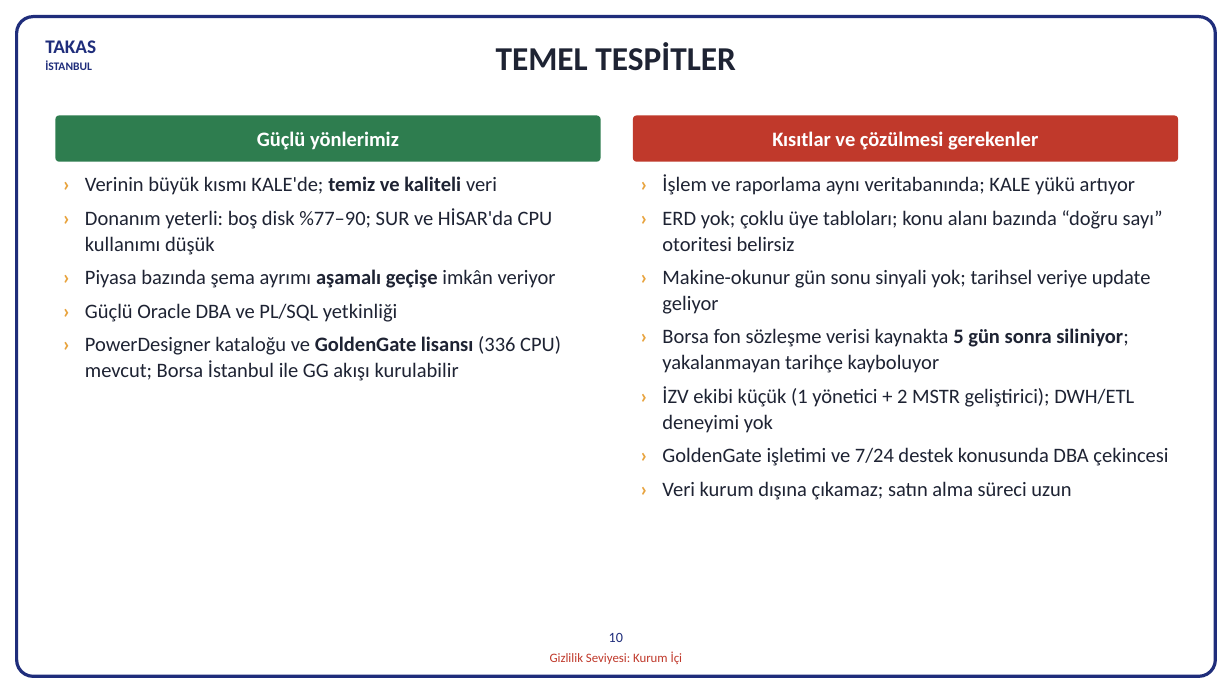
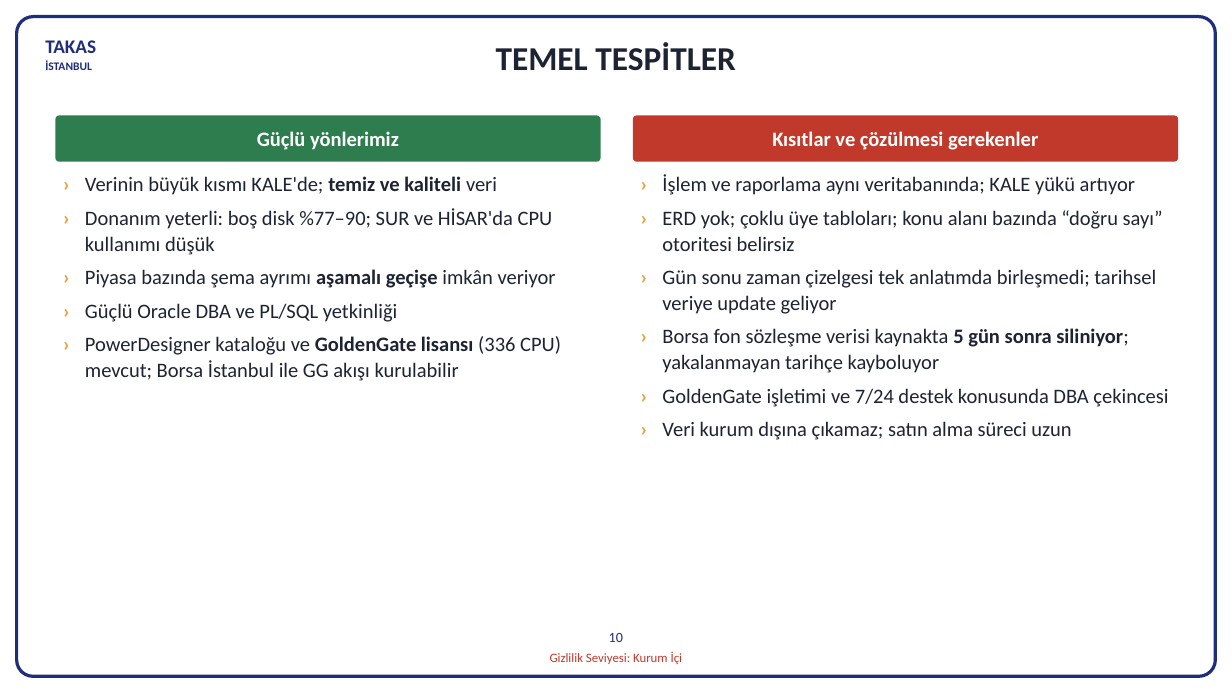
Before and after one commit to hanifidemirel0/Cursor-Projects, a slide deck: slide 10 of outputs/dwh-sunum-kasim-2026/5 - DWHSunum_Kasim2026.pptx. Drawn at 1232x693 pixels with LibreOffice and Linux fonts; fonts in the diff are those of the drawing. Boxes give left, top, right and bottom in pixels: in the first picture for what was removed or moved away, otherwise in the second. Text is boxed around its words. In the diff, an @@ line names an element or a change of style, - is before the commit and + after.

```diff
--- a/outputs/dwh-sunum-kasim-2026/5 - DWHSunum_Kasim2026.pptx
+++ b/outputs/dwh-sunum-kasim-2026/5 - DWHSunum_Kasim2026.pptx
@@ text at [662,269,1156,314]: text changed @@
-› Makine-okunur gün sonu sinyali yok; tarihsel veriye update geliyor
+› Gün sonu zaman çizelgesi tek anlatımda birleşmedi; tarihsel veriye update geliyor
@@ text at [662,386,1134,433]: paragraph removed @@
-› İZV ekibi küçük (1 yönetici + 2 MSTR geliştirici); DWH/ETL deneyimi yok
```
Also in this commit, not shown: 4 other slides changed, 7 other files.
